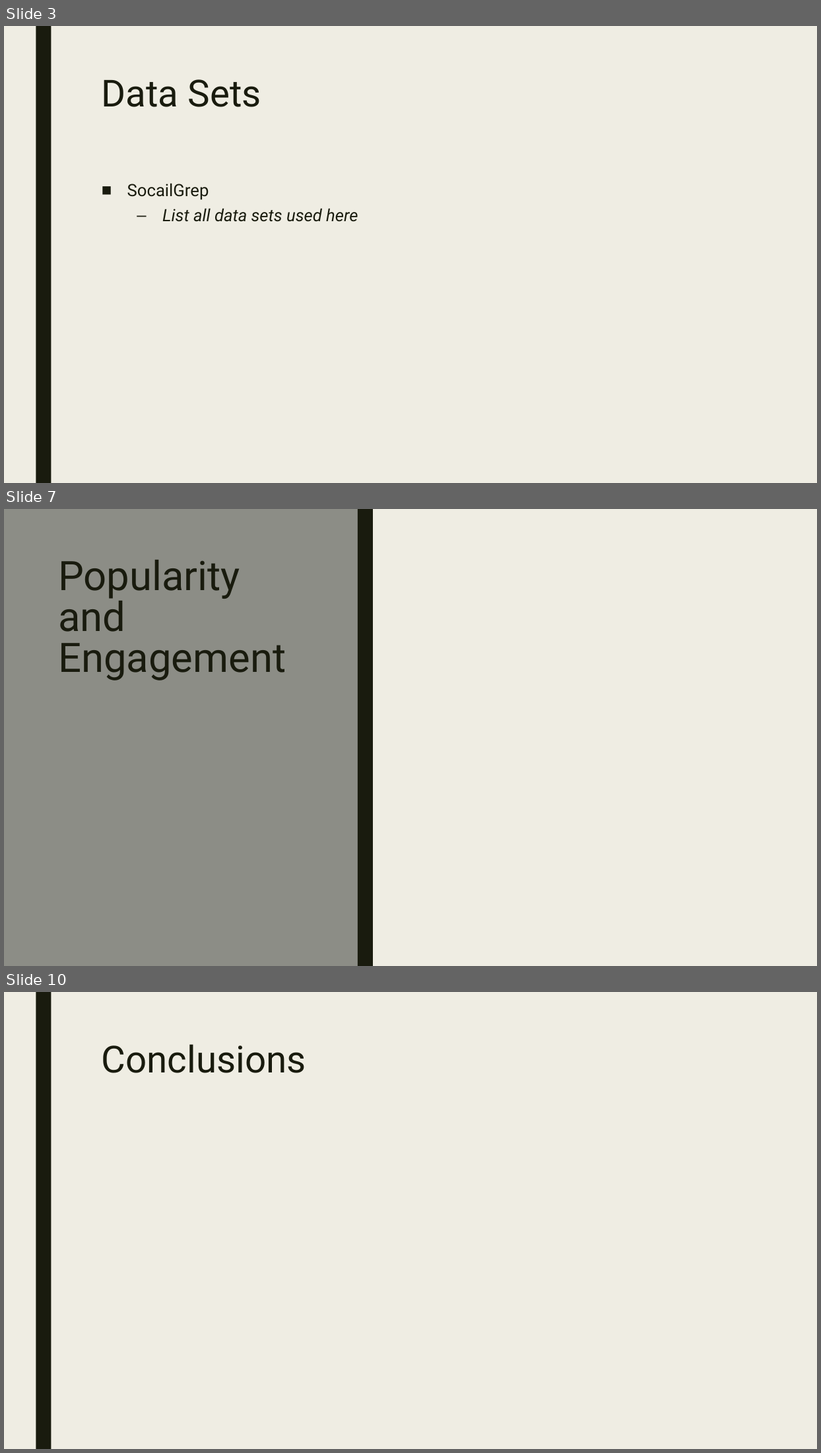
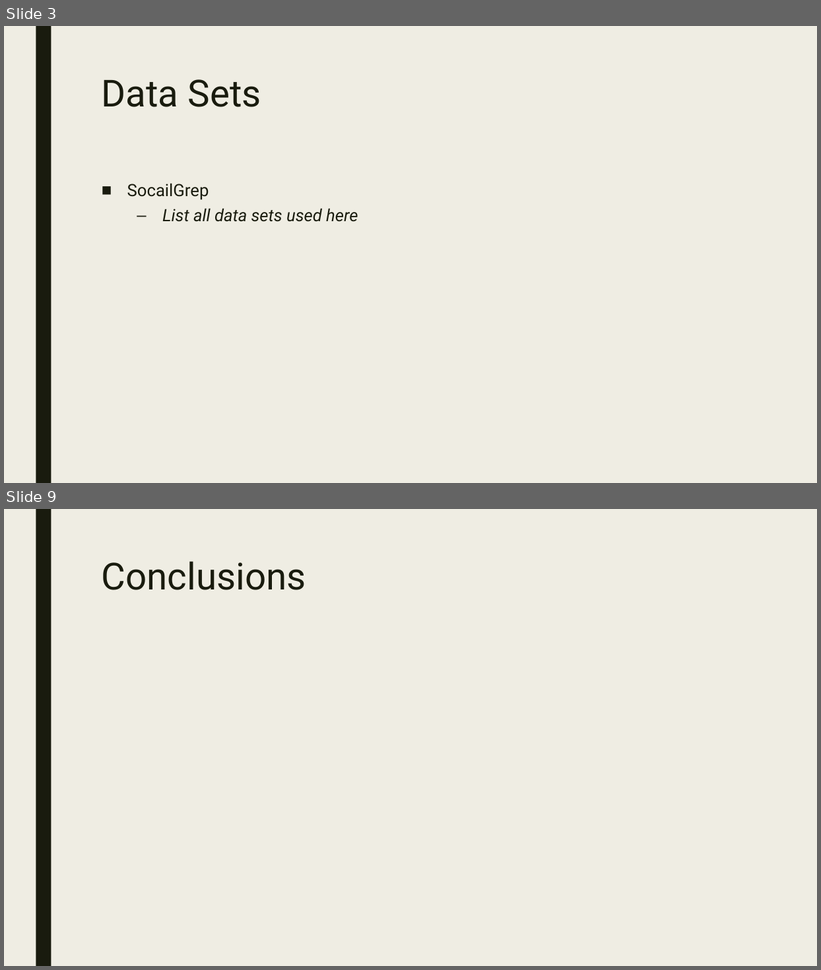
Before and after one commit to EvaTarr/CMPT412Project, a slide deck: presentation.pptx. Shown one above the other, each under a label of ours: slides 3, 7 and 10 before the commit, slides 3 and 9 after it; the slides between them are not shown. The pictures are 821x1453 and 821x970 pixels, drawn with LibreOffice and Linux fonts; fonts in the diff are those of the drawing. Boxes give left, top, right and bottom in pixels: in the first picture for what was removed or moved away, otherwise in the second. Text is boxed around its words. In the diff, an @@ line names an element or a change of style, - is before the commit and + after.

```diff
--- a/presentation.pptx
+++ b/presentation.pptx
@@ slide 7 removed at (4, 509, 817, 966), background #EFEDE3 @@
@@ rectangle removed at (4, 509, 358, 966) @@
@@ rectangle removed at (358, 509, 373, 966) @@
@@ title removed at (58, 560, 286, 681) @@
-Popularity and Engagement
@@ what was slide 10 is now slide 9 @@
```
Also in this commit, not shown: 5 slides changed, 1 slide added, 1 other slide removed, 7 other files.
